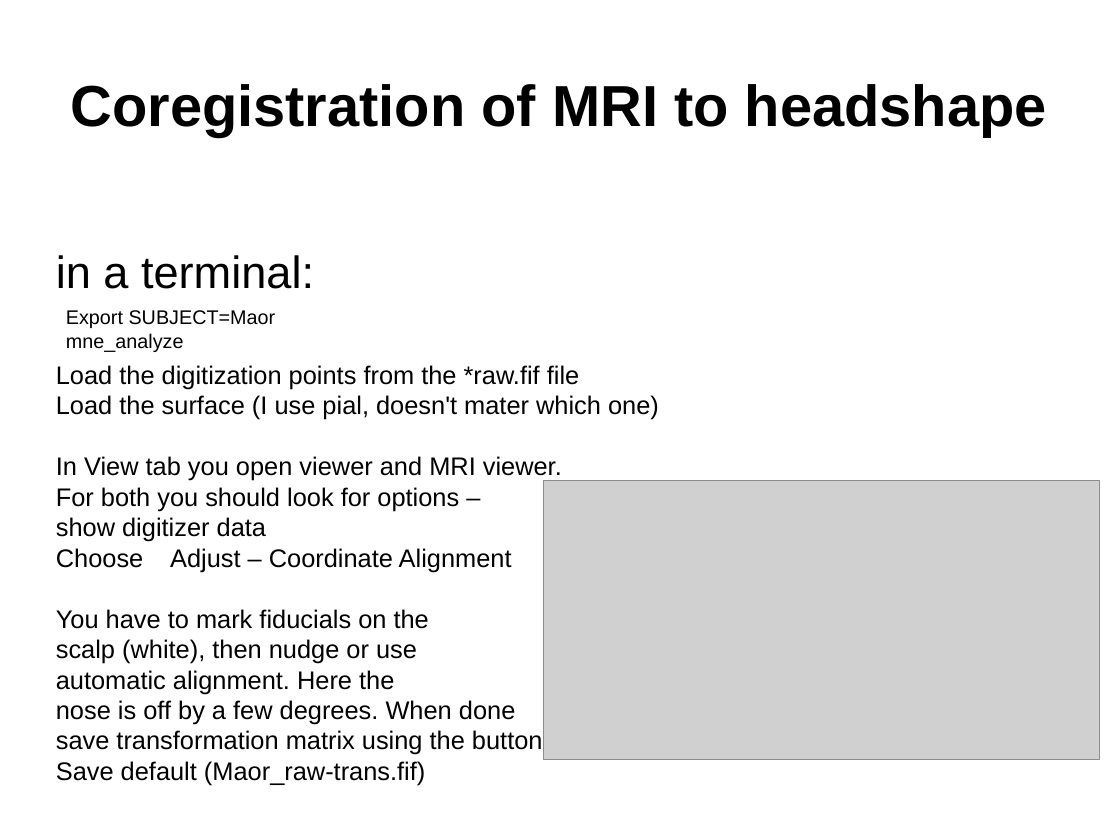
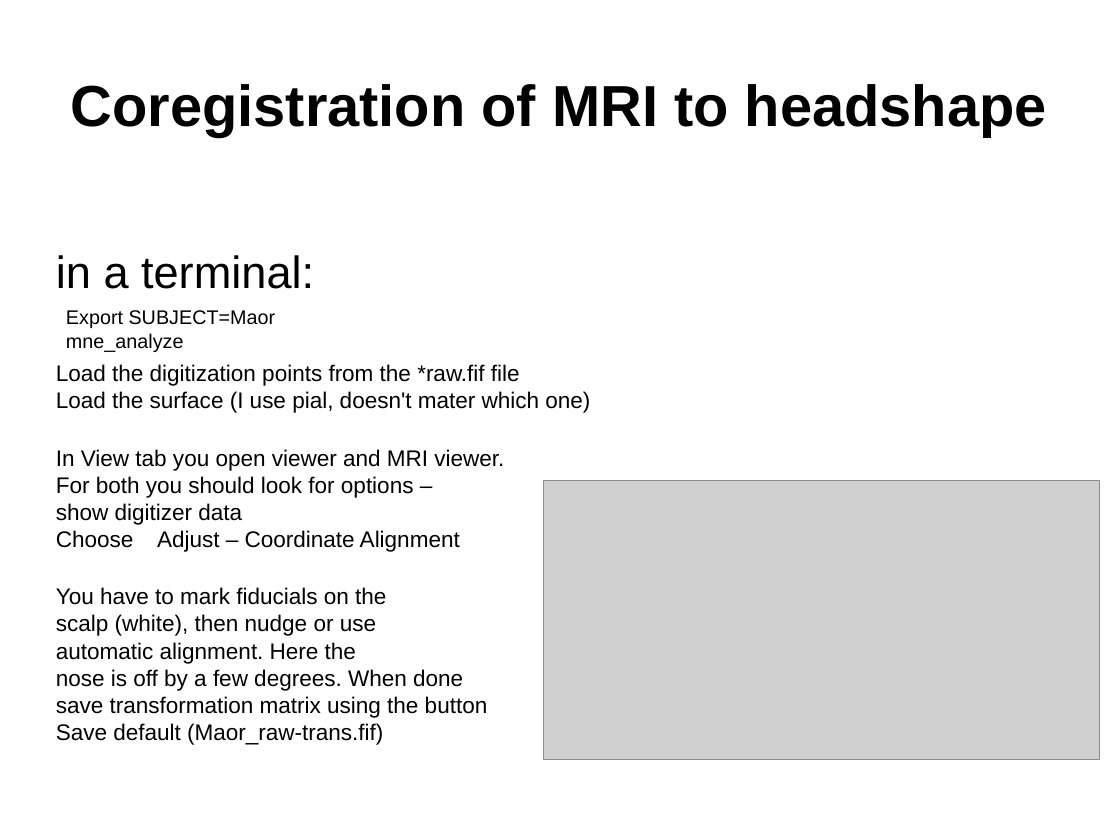
Before and after one commit to yuval-harpaz/MNE4D, a slide deck: slide 6 of docs/MNE_4D_data.pptx (slide 7 before the commit). Drawn at 1120x840 pixels with LibreOffice and Linux fonts; fonts in the diff are those of the drawing; grey boxes stand for pictures; background and template pictures are left out. Boxes give left, top, right and bottom in pixels: in the first picture for what was removed or moved away, otherwise in the second. Text is boxed around its words. In the diff, an @@ line names an element or a change of style, - is before the commit and + after.

```diff
--- a/docs/MNE_4D_data.pptx
+++ b/docs/MNE_4D_data.pptx
@@ text at (56, 364, 590, 745): size 18 to 16 pt @@
```
Also in this commit, not shown: 1 slide removed, 3 other files.
